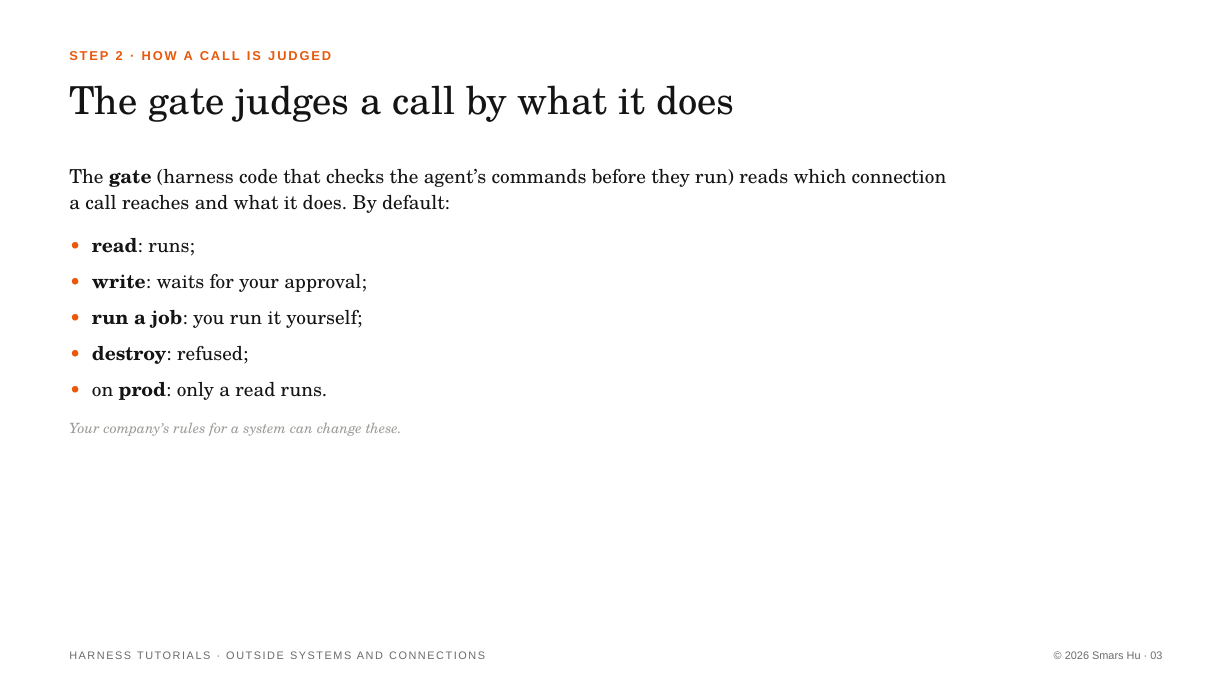
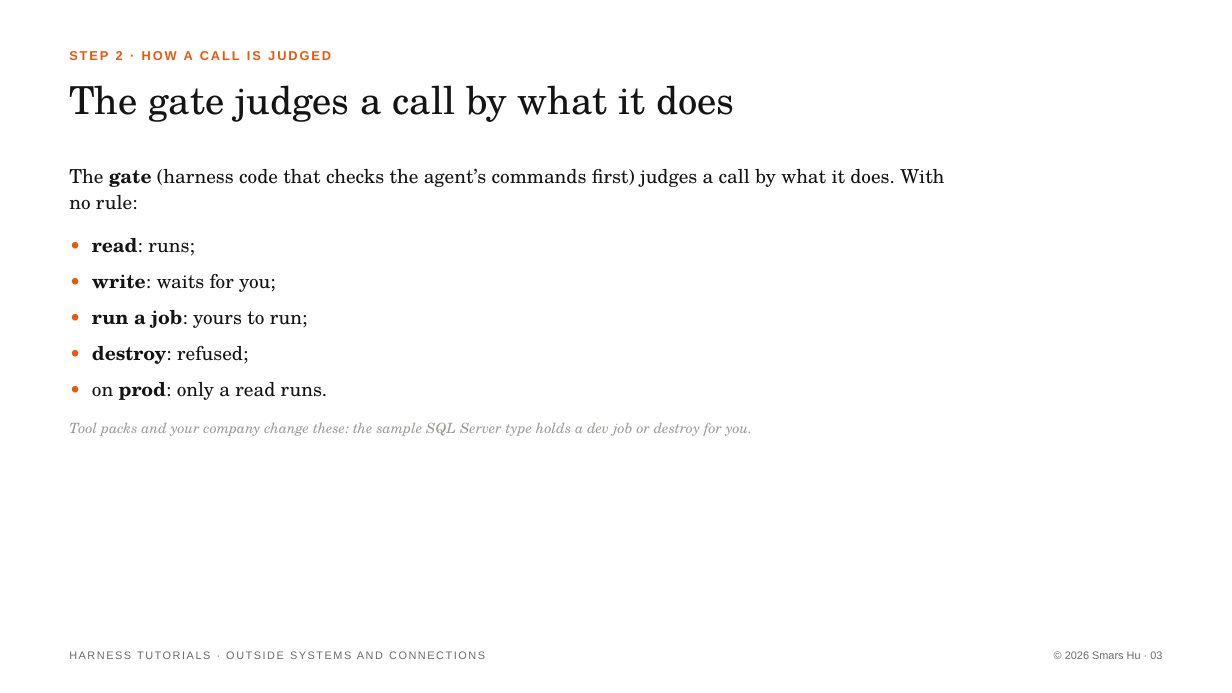
Before and after one commit to Smars-Bin-Hu/ai-exploration, a slide deck: slide 3 of source/tutorials/4_outside.pptx. Drawn at 1232x693 pixels with LibreOffice and Linux fonts; fonts in the diff are those of the drawing. Boxes give left, top, right and bottom in pixels: in the first picture for what was removed or moved away, otherwise in the second. Text is boxed around its words. In the diff, an @@ line names an element or a change of style, - is before the commit and + after.

```diff
--- a/source/tutorials/4_outside.pptx
+++ b/source/tutorials/4_outside.pptx
@@ text at (69,168,944,210): text changed @@
-The gate (harness code that checks the agent’s commands before they run) reads which connection a call reaches and what it does. By default:
+The gate (harness code that checks the agent’s commands first) judges a call by what it does. With no rule:
@@ text at (92,274,308,328): text changed @@
-• write: waits for your approval;
-• run a job: you run it yourself;
+• write: waits for you;
+• run a job: yours to run;
@@ text at (69,423,752,436): text changed @@
-Your company’s rules for a system can change these.
+Tool packs and your company change these: the sample SQL Server type holds a dev job or destroy for you.
```
Also in this commit, not shown: 6 other slides changed, 2 other files.
